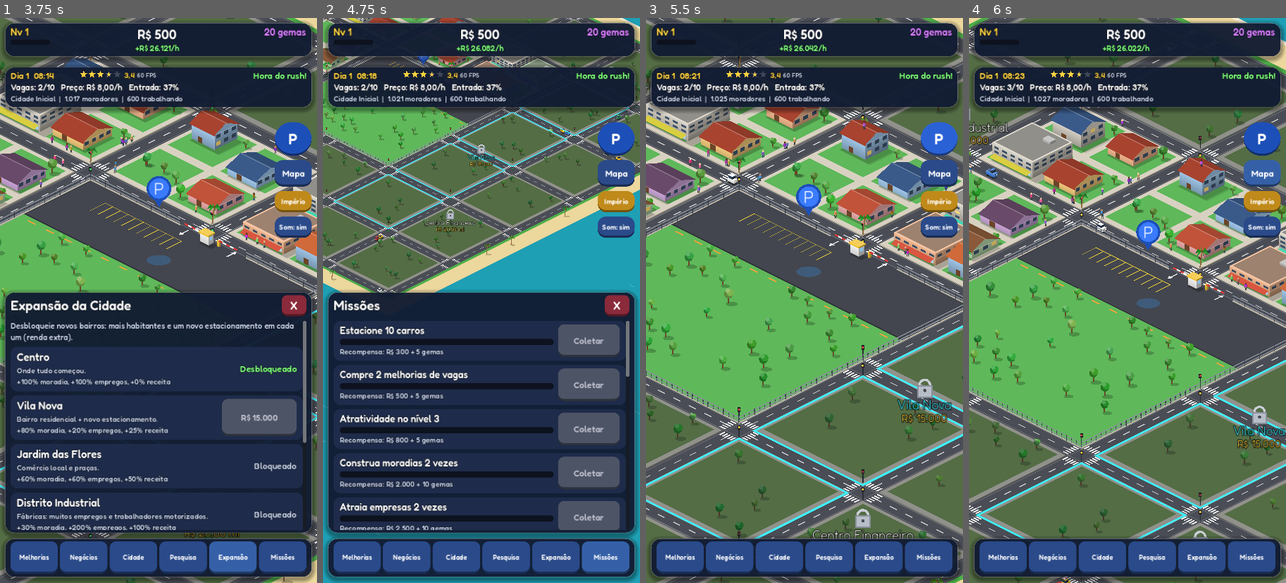
Above: before the commit, frames 1-4 (left to right).
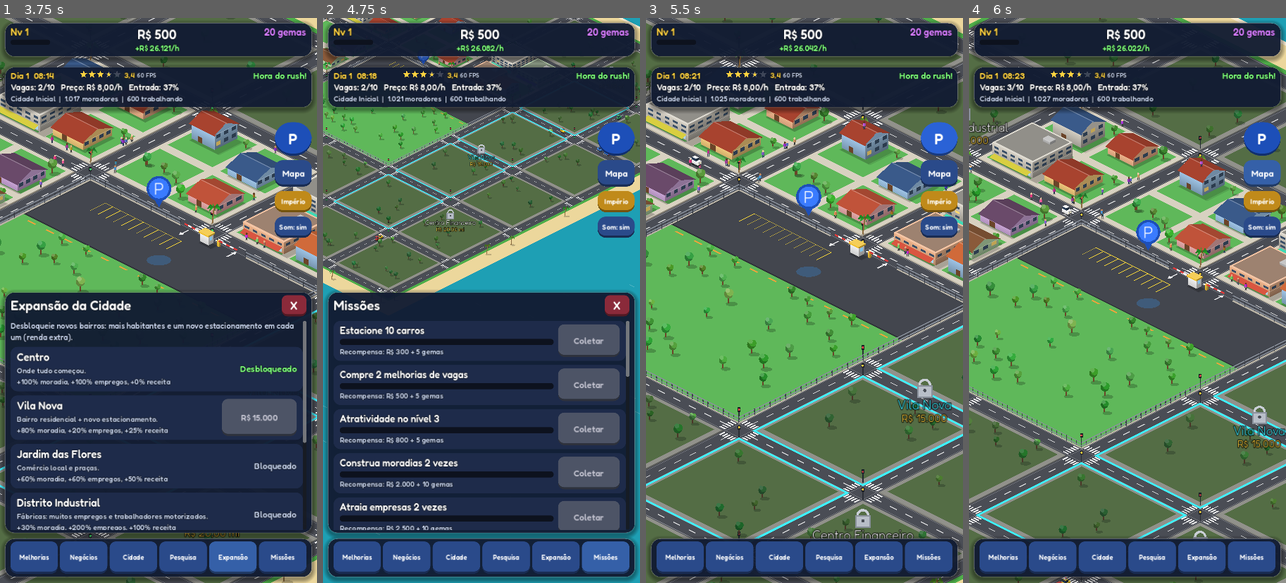
Above: after the commit, the same moments.

Repository: gtvmoura/gamess
Game: Godot game, scene res://scenes/main.tscn
Two runs of this game, one before a commit and one after it. Both use one fixed random seed, a clock stepped at 60 frames per second and the inputs below.
Inputs:
- Up to frame 1 (3.75 s): click "Melhorias" at 0.5 s; click "Negócios" at 1.25 s; click "Cidade" at 2 s; click "Pesquisa" at 2.75 s; click "Expansão" at 3.5 s
- Up to frame 2 (4.75 s): click "Missões" at 4.25 s
- Up to frame 3 (5.5 s): click "P" at 5 s
- Up to frame 4 (6 s): click "Mapa" at 5.75 s

Frame 1 is identical in both runs. In frame 2, less than 0.1% of the frame differs, in the area x 7-95%, y 0-26%; in frame 3, less than 0.1%; in frame 4, 0.1%, in the area x 5-44%, y 26-39%.

Commit message:
Medição de desempenho no tour de prints e menos carros simultâneos
- Tour registra fps, tempo de processamento, draw calls, nós e o tempo
  de cada sistema (mundo, multidão, interface) no log do CI
- Até 8 carros a caminho das vagas; menos trânsito decorativo

Co-Authored-By: Claude Opus 5.5 <noreply@anthropic.com>
Claude-Session: https://claude.ai/code/session_01MiRi1d4oFeeXUf8TJouCqA

Diff:
--- a/estacionamento-tycoon/scripts/crowd.gd
+++ b/estacionamento-tycoon/scripts/crowd.gd
@@ -11,6 +11,7 @@
 const SKINS := [Color("f1c9a5"), Color("e0ac7e"), Color("c68a5c"), Color("8d5a3b"), Color("5e3a24")]
 const PANTS := [Color("2b3550"), Color("3a3a3a"), Color("5a4632"), Color("23395d"), Color("6b6b6b")]
 
+var perf_us := 0.0   # tempo médio de _process (microssegundos), para medição
 var world = null
 var rng := RandomNumberGenerator.new()
 var peds: Array = []          # cada um: Dictionary
@@ -130,6 +131,12 @@
 
 
 func _process(delta: float) -> void:
+	var _t0 := Time.get_ticks_usec()
+	_process_inner(delta)
+	perf_us = perf_us * 0.95 + float(Time.get_ticks_usec() - _t0) * 0.05
+
+
+func _process_inner(delta: float) -> void:
 	if world == null:
 		return
 	_t += delta
--- a/estacionamento-tycoon/scripts/screenshot_tour.gd
+++ b/estacionamento-tycoon/scripts/screenshot_tour.gd
@@ -15,6 +15,21 @@
 	var path := out_dir.path_join(name + ".png")
 	img.save_png(path)
 	print("print salvo: ", path)
+	_perf(name)
+
+
+## Medição de desempenho (aparece no log do CI).
+func _perf(tag: String) -> void:
+	var w = _world()
+	var moving := 0
+	for c in w.cars:
+		if is_instance_valid(c) and c.is_processing():
+			moving += 1
+	print("PERF %s | fps=%d process=%.1fms draw_calls=%d objects=%d prims=%d nodes=%d | world=%.0fus crowd=%.0fus ui=%.0fus | carros=%d em_movimento=%d pedestres=%d" % [
+		tag, Performance.get_monitor(Performance.TIME_FPS), Performance.get_monitor(Performance.TIME_PROCESS) * 1000.0,
+		Performance.get_monitor(Performance.RENDER_TOTAL_DRAW_CALLS_IN_FRAME), Performance.get_monitor(Performance.RENDER_TOTAL_OBJECTS_IN_FRAME),
+		Performance.get_monitor(Performance.RENDER_TOTAL_PRIMITIVES_IN_FRAME), Performance.get_monitor(Performance.OBJECT_NODE_COUNT),
+		w.perf_us, w.crowd.perf_us, _ui().perf_us, w.cars.size(), moving, w.crowd.peds.size()])
 
 
 func _ui():
--- a/estacionamento-tycoon/scripts/ui.gd
+++ b/estacionamento-tycoon/scripts/ui.gd
@@ -9,6 +9,7 @@
 const C_GEM := Color("d77cff")
 const C_MUTED := Color(0.75, 0.8, 0.9)
 
+var perf_us := 0.0   # tempo médio de _process (microssegundos), para medição
 var root: Control
 var world = null
 var top_bar: Control
@@ -63,6 +64,12 @@
 
 
 func _process(delta: float) -> void:
+	var _t0 := Time.get_ticks_usec()
+	_process_inner(delta)
+	perf_us = perf_us * 0.95 + float(Time.get_ticks_usec() - _t0) * 0.05
+
+
+func _process_inner(delta: float) -> void:
 	_refresh_acc += delta
 	if _refresh_acc >= 0.2:
 		_refresh_acc = 0.0
--- a/estacionamento-tycoon/scripts/world.gd
+++ b/estacionamento-tycoon/scripts/world.gd
@@ -36,6 +36,7 @@
 const TOWER_COLORS := ["5b8fb9", "4a6f8f", "6aa5c4", "3f5d7a", "8fb8d8", "7a8fa6"]
 const ROOF_COLORS := ["c0533a", "a8432f", "8a5a3a", "d06a3a", "6a4a6a", "3a5a8a"]
 
+var perf_us := 0.0   # tempo médio de _process (microssegundos), para medição
 var rng := RandomNumberGenerator.new()
 var ui = null
 var camera = null
@@ -67,7 +68,7 @@
 var _lot_text_acc := 0.0
 var cars: Array = []              # carros ativos (para manter distância)
 var _arriving := 0                # carros a caminho de uma vaga
-const MAX_ARRIVING := 12
+const MAX_ARRIVING := 8
 var _frame := 0
 var _collect = null          # quando não é null, _prop() junta aqui em vez de criar nós
 var _entry_gate = null
@@ -625,6 +626,12 @@
 # ---------------------------------------------------------------- Simulação
 
 func _process(delta: float) -> void:
+	var _t0 := Time.get_ticks_usec()
+	_process_inner(delta)
+	perf_us = perf_us * 0.95 + float(Time.get_ticks_usec() - _t0) * 0.05
+
+
+func _process_inner(delta: float) -> void:
 	work_acc = minf(work_acc + Game.work_arrivals_per_sec() * delta, 4.0)
 	shop_acc = minf(shop_acc + Game.shop_arrivals_per_sec() * delta, 4.0)
 	while work_acc >= 1.0:
@@ -642,12 +649,12 @@
 	_lot_texts(delta)
 	_update_gates(delta)
 	# carros que passam na frente do estacionamento sem entrar
-	_passer_acc += minf(Game.passing_per_sec() * (1.0 - Game.enter_chance()), 1.0) * delta
+	_passer_acc += minf(Game.passing_per_sec() * (1.0 - Game.enter_chance()), 0.6) * delta
 	if _passer_acc >= 1.0:
 		_passer_acc = 0.0
 		_spawn_passer()
 	_traffic_timer += delta
-	var target := clampi(int(Game.passing_per_sec() * 3.0), 4, 16)
+	var target := clampi(int(Game.passing_per_sec() * 3.0), 4, 12)
 	if _traffic_timer >= 0.35 and traffic_count < target:
 		_traffic_timer = 0.0
 		_spawn_traffic()
